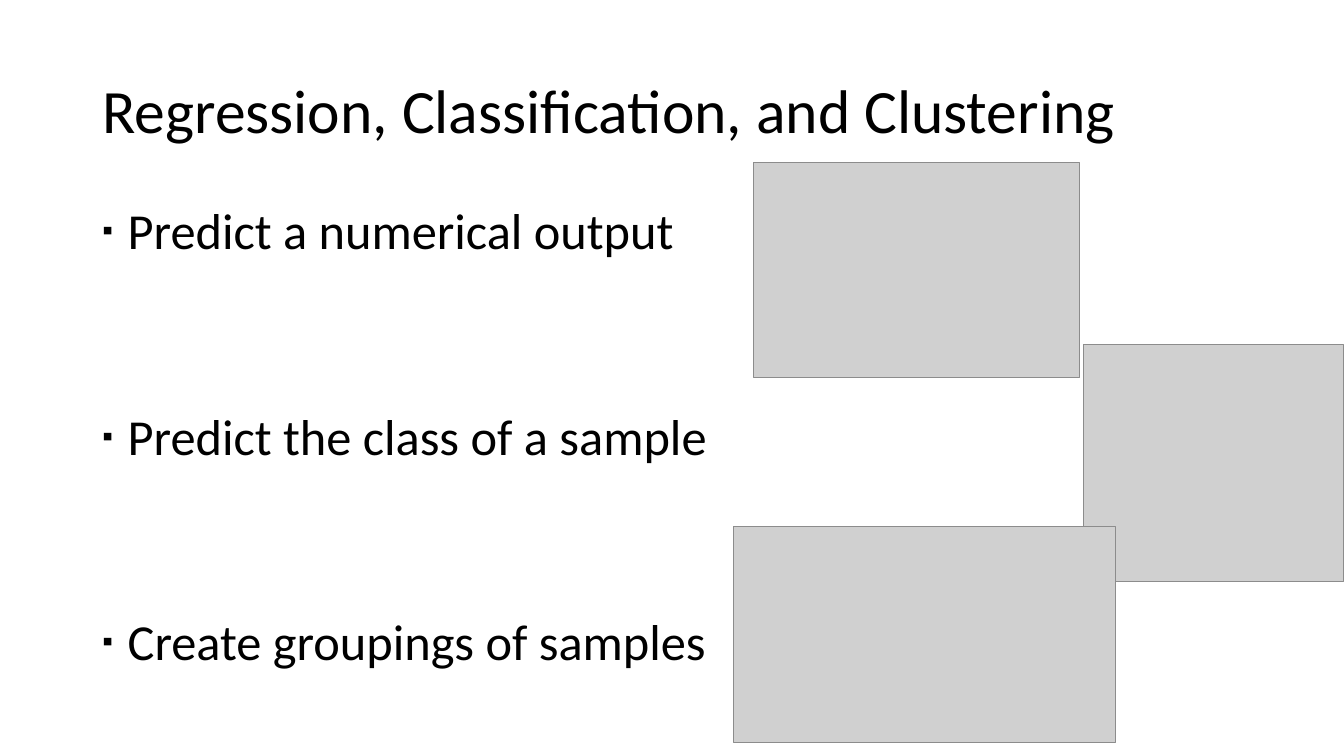
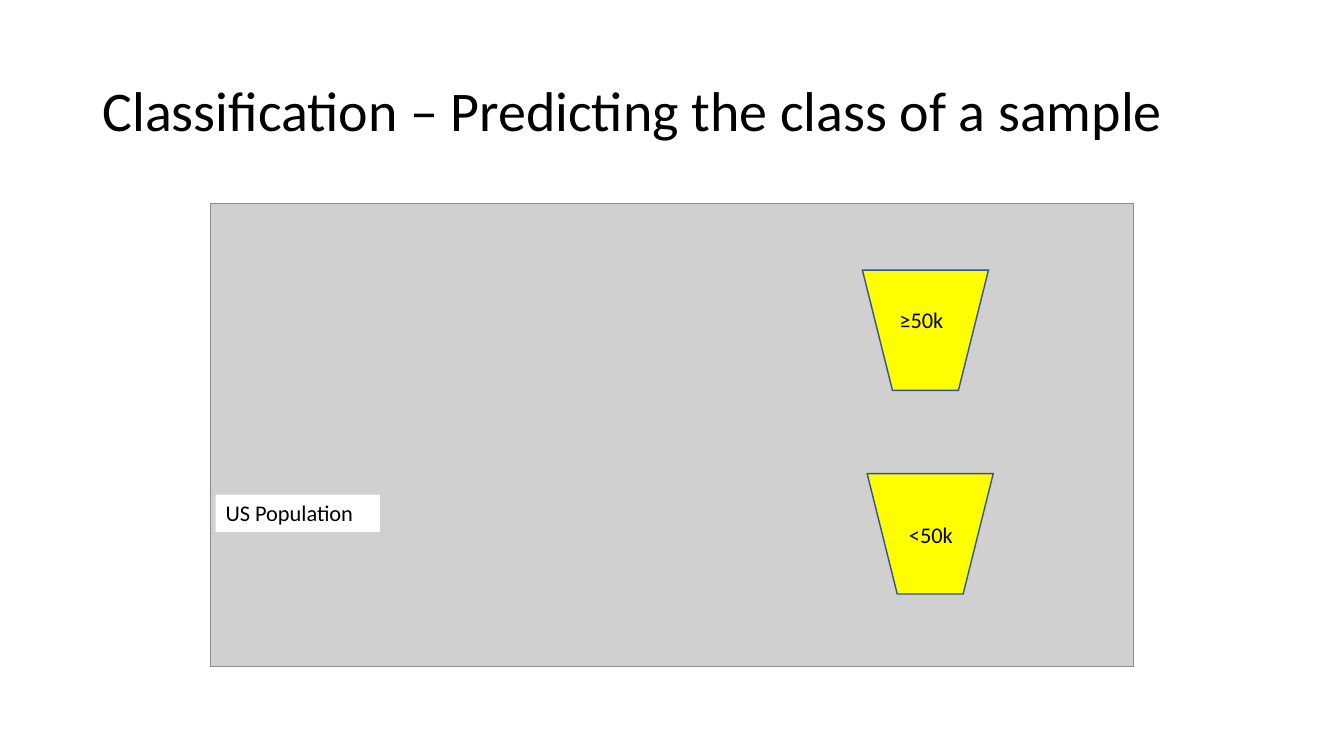
Before and after one commit to andy-j-block/census_income_predictions, a slide deck: slide 4 of slide_deck.pptx (slide 3 before the commit). Drawn at 1344x756 pixels with LibreOffice and Linux fonts; fonts in the diff are those of the drawing; grey boxes stand for pictures. Boxes give left, top, right and bottom in pixels: in the first picture for what was removed or moved away, otherwise in the second. Text is boxed around its words. In the diff, an @@ line names an element or a change of style, - is before the commit and + after.

```diff
--- a/slide_deck.pptx
+++ b/slide_deck.pptx
@@ title at (102,92,1161,141): text changed; size 44 to 40 pt @@
-Regression, Classification, and Clustering
+Classification – Predicting the class of a sample
@@ picture removed at (754,163,1080,378) @@
@@ text removed at (128,214,706,669) @@
-▪ Predict a numerical output
-▪ Predict the class of a sample
-▪ Create groupings of samples
@@ picture removed at (1084,345,1344,582) @@
@@ picture removed at (733,527,1116,742) @@
@@ group added at (211,204,1133,667): 2 trapezoids, 2 texts, 1 picture, 1 rectangle @@
+US Population
+≥50k
+<50k
```
Also in this commit, not shown: 5 other slides changed, 1 slide added, 3 other files.
